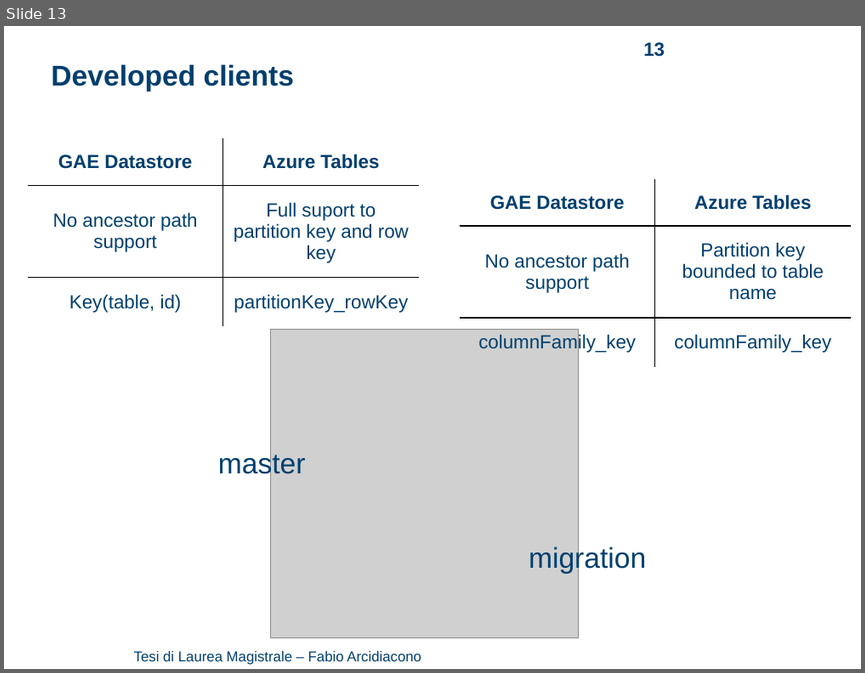
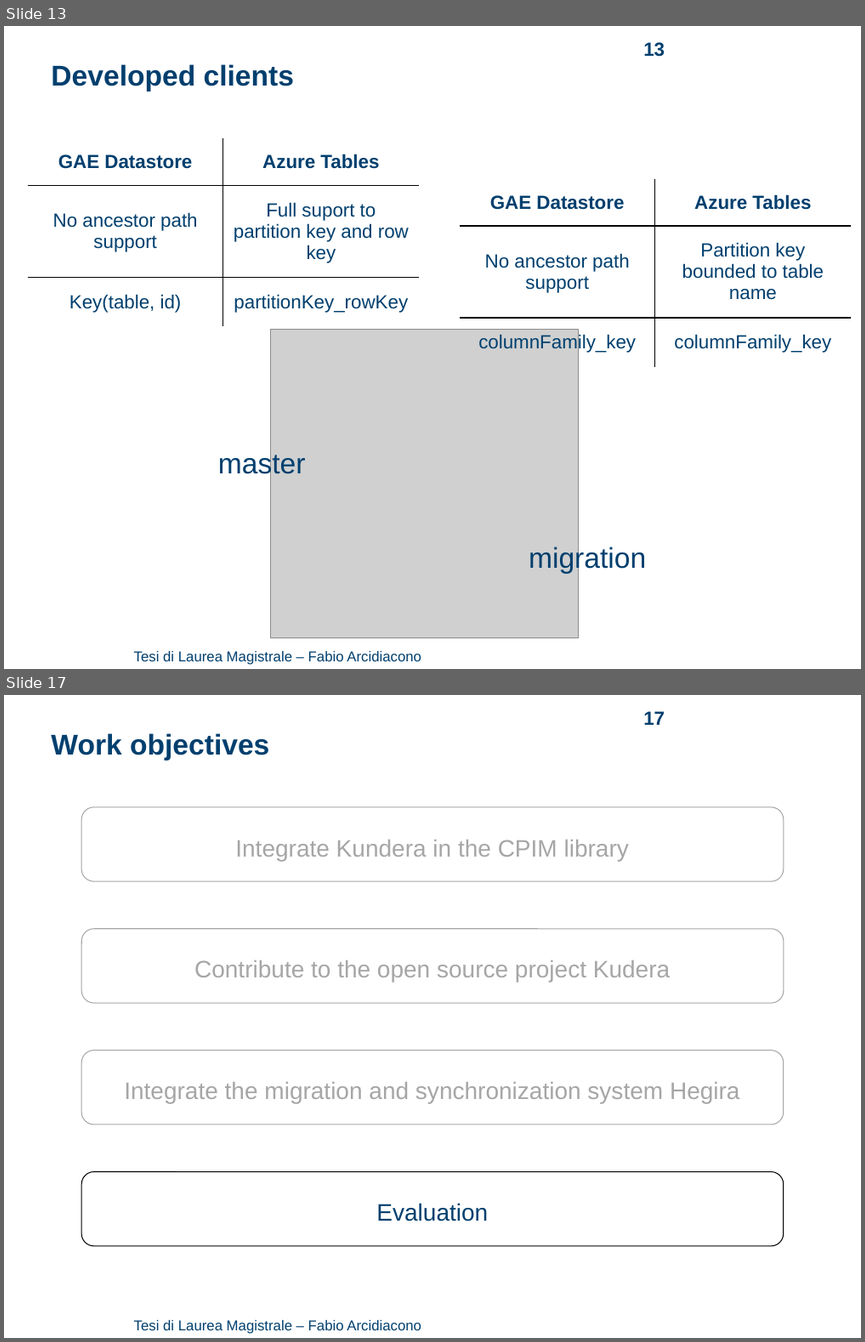
Before and after one commit to arci/thesis, a slide deck: presentation/ThesisPresentation.pptx. Shown one above the other, each under a label of ours: slide 13 before the commit, slides 13 and 17 after it; the slides between them are not shown. The pictures are 865x673 and 865x1342 pixels, drawn with LibreOffice and Linux fonts; fonts in the diff are those of the drawing; grey boxes stand for pictures; background and template pictures are left out. Boxes give left, top, right and bottom in pixels: in the first picture for what was removed or moved away, otherwise in the second. Text is boxed around its words. In the diff, an @@ line names an element or a change of style, - is before the commit and + after.

```diff
--- a/presentation/ThesisPresentation.pptx
+++ b/presentation/ThesisPresentation.pptx
@@ slide 17 added at [4, 695, 861, 1338], background #FFFFFF; not listed: 1 template element that a slide beside it also shows @@
@@ page number added at [643, 711, 664, 725], 16 pt, text #003F6E, bold @@
+17
@@ text added at [51, 733, 269, 760], 24 pt, text #003F6E, bold @@
+Work objectives
@@ rounded rectangle added at [81, 807, 783, 882], fill #FFFFFF, outline #A6A6A6 0.75 pt, 20 pt, text #A6A6A6 @@
+Integrate Kundera in the CPIM library
@@ rounded rectangle added at [82, 929, 783, 1004], fill #FFFFFF, outline #A6A6A6 0.75 pt, 20 pt, text #A6A6A6 @@
+Contribute to the open source project Kudera
@@ rounded rectangle added at [82, 1049, 783, 1124], fill #FFFFFF, outline #A6A6A6 0.75 pt, 20 pt, text #A6A6A6 @@
+Integrate the migration and synchronization system Hegira
@@ rounded rectangle added at [82, 1171, 783, 1246], fill #FFFFFF, outline #000000 0.75 pt, 20 pt, text #003F6E @@
+Evaluation
```
Also in this commit, not shown: 14 slides changed, 1 slide removed, 6 other files.
